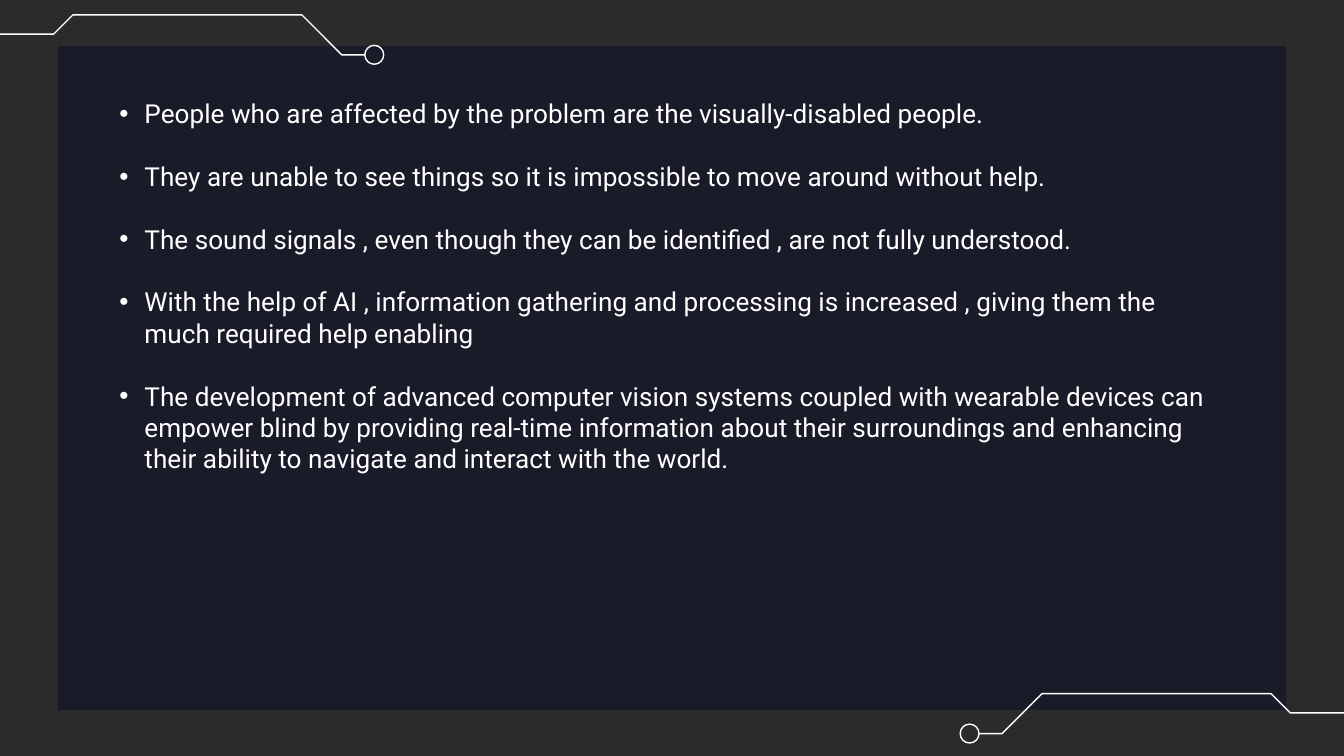
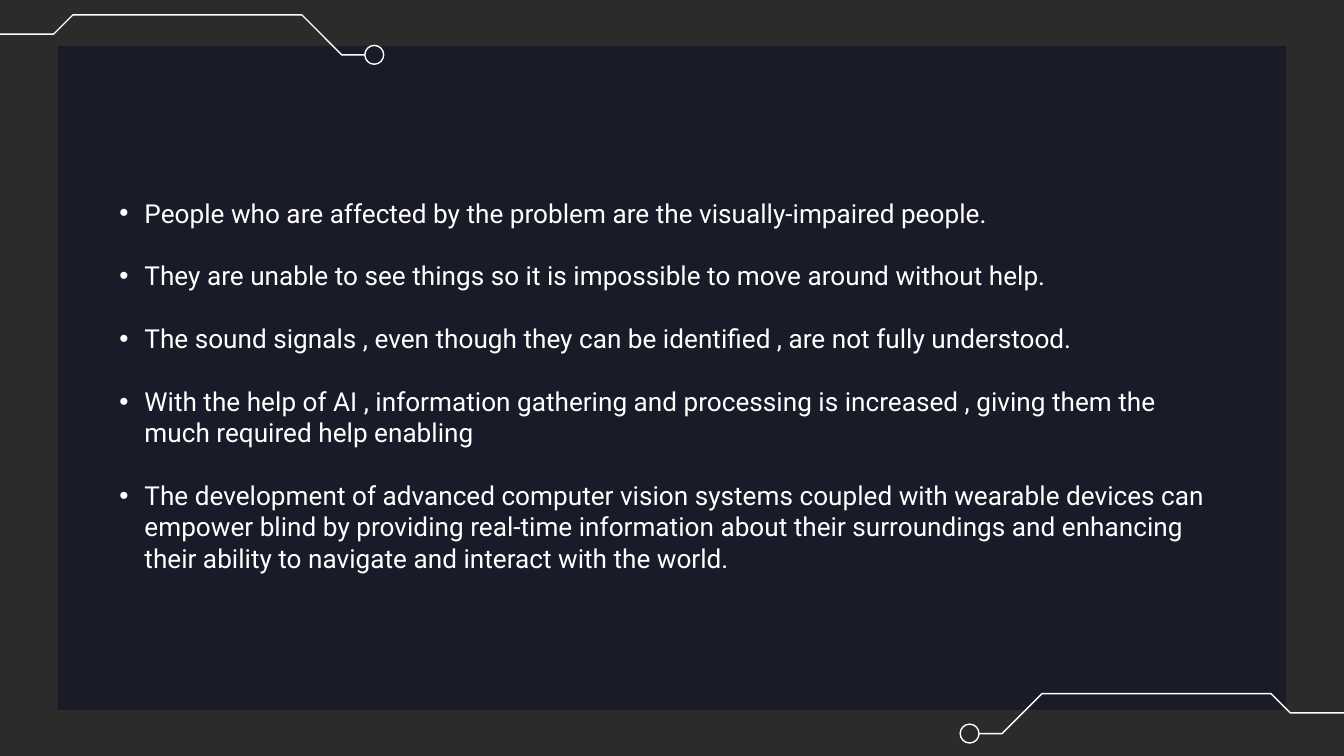
Before and after one commit to Ivin-Mathew/08-CodeVision, a slide deck: slide 4 of Presentation/ENVISIONAI KODIKON.pptx. Drawn at 1344x756 pixels with LibreOffice and Linux fonts; fonts in the diff are those of the drawing; background and template pictures are left out; a plain dark background stands for a picture behind light text. Boxes give left, top, right and bottom in pixels: in the first picture for what was removed or moved away, otherwise in the second. Text is boxed around its words. In the diff, an @@ line names an element or a change of style, - is before the commit and + after.

```diff
--- a/Presentation/ENVISIONAI KODIKON.pptx
+++ b/Presentation/ENVISIONAI KODIKON.pptx
@@ text "People who are affected by ...": place and size @@
-text "People who are affected by ..." at [144,103,1203,474]
+text "People who are affected by ..." at [144,203,1203,574]
@@ text at [144,203,986,229]: text changed @@
-• People who are affected by the problem are the visually-disabled people.
+• People who are affected by the problem are the visually-impaired people.
```
Also in this commit, not shown: 1 slide removed, 1 other file.
